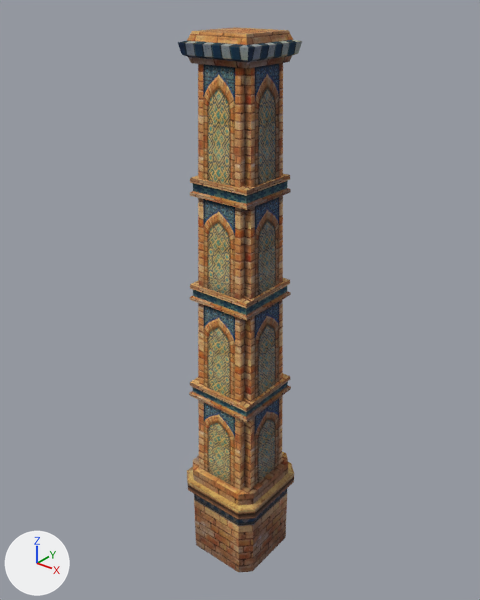
The glTF model Project/area/stage/1 sand oasis/data/environment/object/model/pillar/SquarePillarTall.gltf: old version first, new version second.
Both versions are drawn from a camera (50 mm lens) standing at (6.6, -8.26, 5.71) and looking at (-0.15, 0.17, 0.48). The lights are fixed; the arrows at lower left show +X, +Y and +Z.

In view in the first picture: 'SquarePillarTallMesh'.
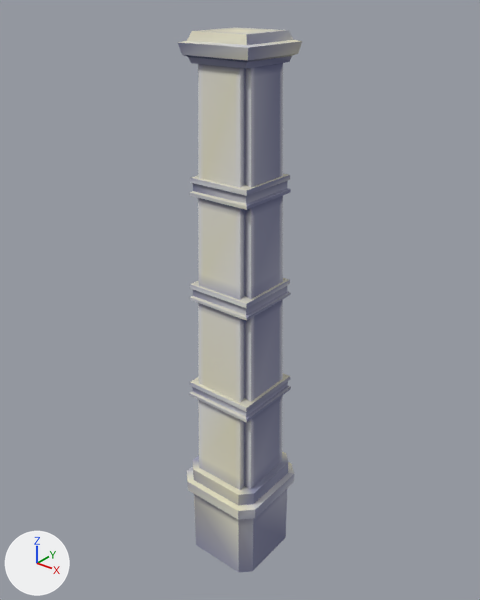
Location of each change, [x1, y1, x2, y2] in pixels of the pictures (480 x 600 px):
'SquarePillarTallMesh', surface changed (brown to grey)
    both: [178, 27, 302, 572]

The change, as a diff of the scene's bpy script:
```diff
--- a/Project/area/stage/1 sand oasis/data/environment/object/model/pillar/SquarePillarTall.gltf.py
+++ b/Project/area/stage/1 sand oasis/data/environment/object/model/pillar/SquarePillarTall.gltf.py
@@ mat_pillar_1 @@
 n2 = _N.new('ShaderNodeMix'); n2.name = 'Mix'
 n2.inputs[0].default_value = 1.0  # 'Factor'
+n2.inputs[7].default_value = (0.8, 0.8, 0.8, 1.0)  # 'B', white #e7e7e7
 n3 = _N.new('ShaderNodeVertexColor'); n3.name = 'Color Attribute'
-n4 = _N.new('ShaderNodeTexImage'); n4.name = 'Image Texture'
-n4.image = img_pillar_1
 _L.new(n0.outputs[0], n1.inputs[0])  # 'BSDF' to 'Surface'
 _L.new(n2.outputs[2], n0.inputs[0])  # 'Result' to 'Base Color'
-_L.new(n3.outputs[0], n2.inputs[7])  # 'Color' to 'B'
-_L.new(n4.outputs[0], n2.inputs[6])  # 'Color' to 'A'
+_L.new(n3.outputs[0], n2.inputs[6])  # 'Color' to 'A'
@@ mat_pillar_2 @@
 n2 = _N.new('ShaderNodeMix'); n2.name = 'Mix'
 n2.inputs[0].default_value = 1.0  # 'Factor'
+n2.inputs[7].default_value = (0.8, 0.8, 0.8, 1.0)  # 'B', white #e7e7e7
 n3 = _N.new('ShaderNodeVertexColor'); n3.name = 'Color Attribute'
-n4 = _N.new('ShaderNodeTexImage'); n4.name = 'Image Texture'
-n4.image = img_pillar_2
 _L.new(n0.outputs[0], n1.inputs[0])  # 'BSDF' to 'Surface'
 _L.new(n2.outputs[2], n0.inputs[0])  # 'Result' to 'Base Color'
-_L.new(n3.outputs[0], n2.inputs[7])  # 'Color' to 'B'
-_L.new(n4.outputs[0], n2.inputs[6])  # 'Color' to 'A'
+_L.new(n3.outputs[0], n2.inputs[6])  # 'Color' to 'A'
```
